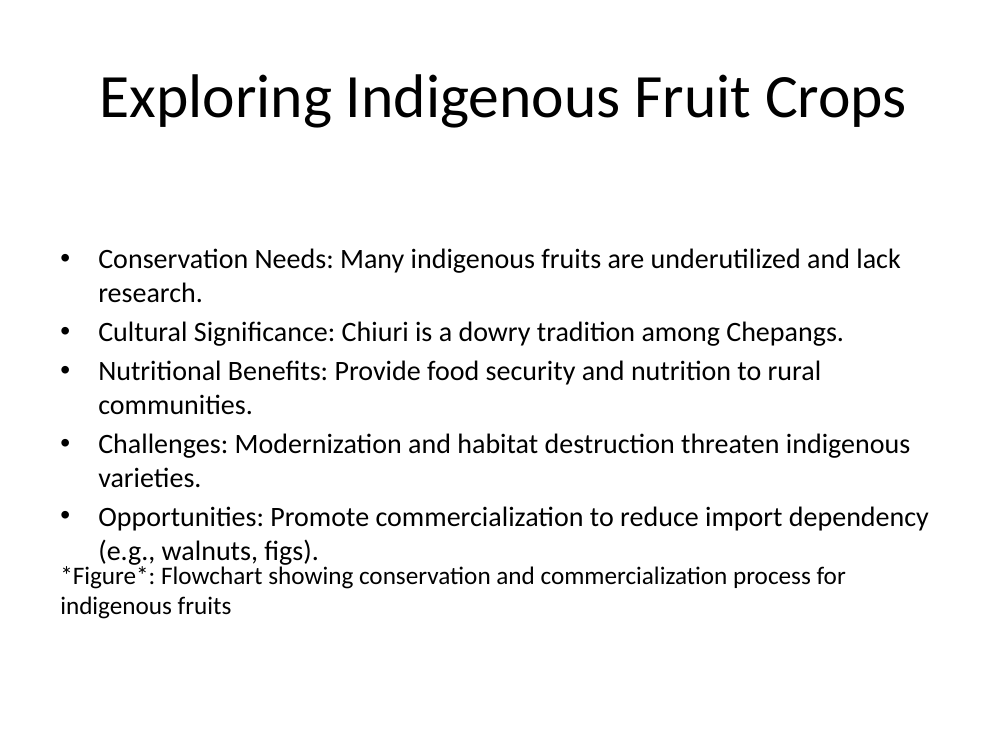
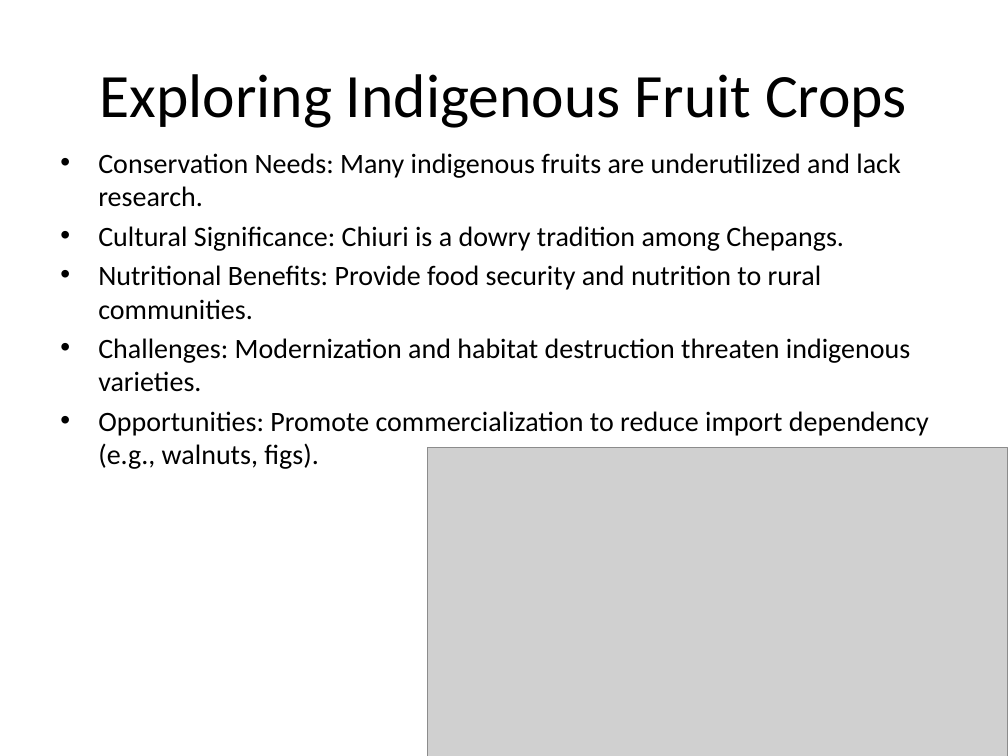
Before and after one commit to bikas-basnet/Class-1-1-slides-, a slide deck: slide 13 of Horticulture_in_Nepal (2).pptx (slide 10 before the commit). Drawn at 1008x756 pixels with LibreOffice and Linux fonts; fonts in the diff are those of the drawing; grey boxes stand for pictures. Boxes give left, top, right and bottom in pixels: in the first picture for what was removed or moved away, otherwise in the second. Text is boxed around its words. In the diff, an @@ line names an element or a change of style, - is before the commit and + after.

```diff
--- a/Horticulture_in_Nepal (2).pptx
+++ b/Horticulture_in_Nepal (2).pptx
@@ text "Conservation Needs: Many indigenous fruits ...": place and size @@
-text "Conservation Needs: Many indigenous fruits ..." at box(98, 248, 929, 565)
+text "Conservation Needs: Many indigenous fruits ..." at box(98, 153, 929, 469)
@@ picture added at box(427, 448, 1008, 756) @@
@@ text removed at box(60, 564, 846, 619) @@
-*Figure*: Flowchart showing conservation and commercialization process for indigenous fruits
```
Also in this commit, not shown: 4 other slides changed, 3 slides added.
